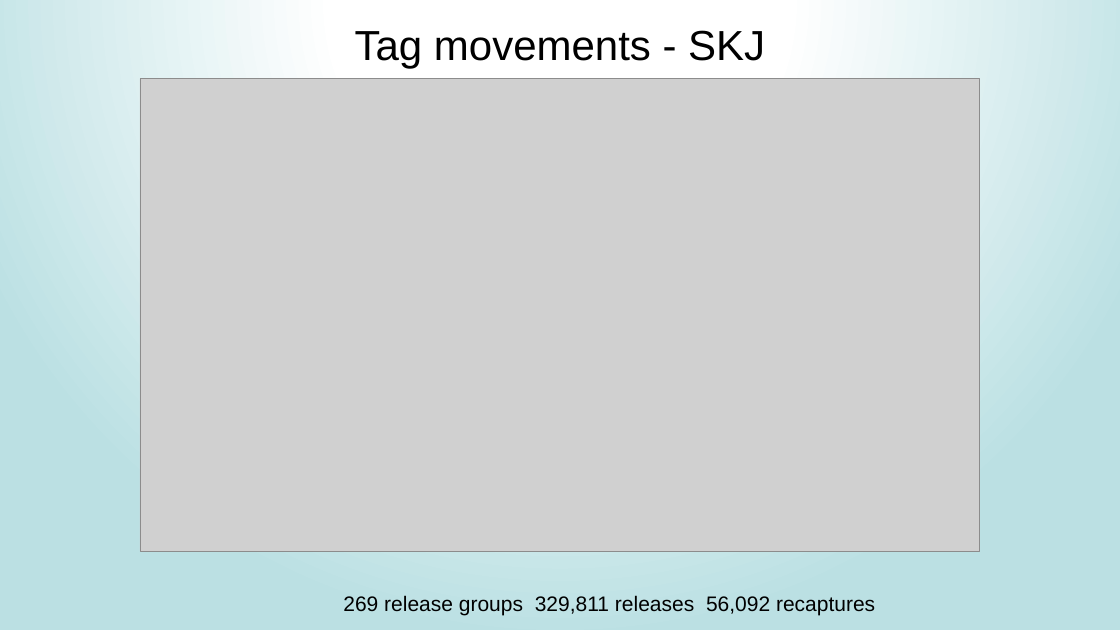
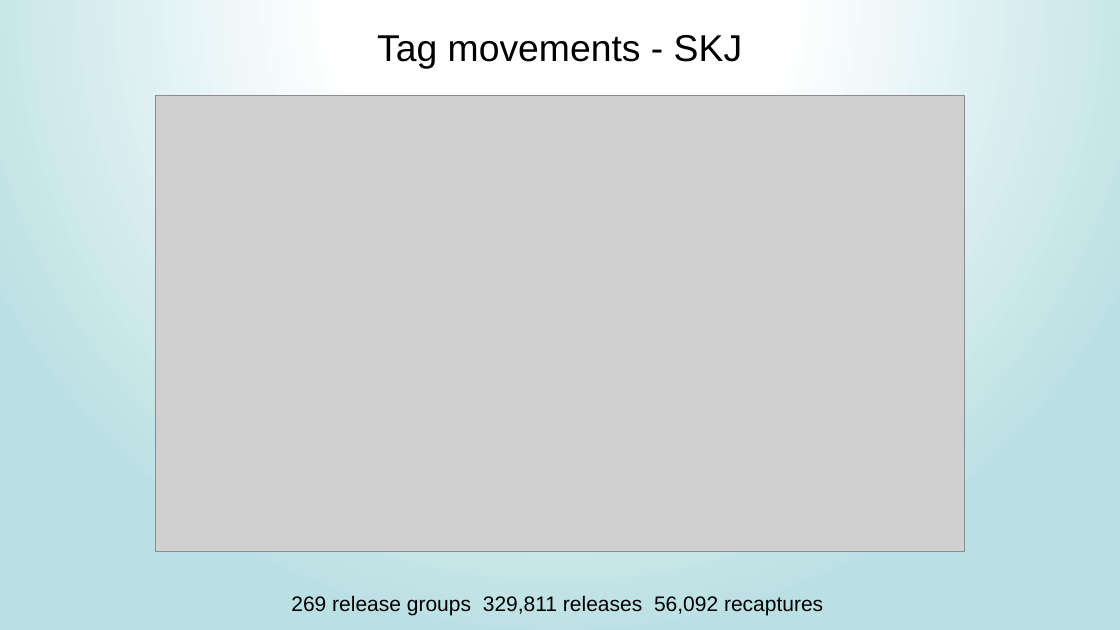
Before and after one commit to PacificCommunity/ofp-sam-transition-plan, a slide deck: slide 8 of presentations/2024_05_13_mfcl_future/MULTIFAN-CL_future.pptx (slide 14 before the commit). Drawn at 1120x630 pixels with LibreOffice and Linux fonts; fonts in the diff are those of the drawing; grey boxes stand for pictures. Boxes give left, top, right and bottom in pixels: in the first picture for what was removed or moved away, otherwise in the second. Text is boxed around its words. In the diff, an @@ line names an element or a change of style, - is before the commit and + after.

```diff
--- a/presentations/2024_05_13_mfcl_future/MULTIFAN-CL_future.pptx
+++ b/presentations/2024_05_13_mfcl_future/MULTIFAN-CL_future.pptx
@@ title "Tag movements - SKJ": place and size @@
-title "Tag movements - SKJ" at box(355, 30, 765, 68)
+title "Tag movements - SKJ" at box(377, 35, 742, 69)
@@ title "Tag movements - SKJ" at box(377, 35, 742, 69): size 36 to 32 pt @@
@@ picture: place and size @@
-picture at box(140, 79, 981, 551)
+picture at box(155, 96, 965, 551)
@@ text "269 release groups 329,811 releases ...": place and size @@
-text "269 release groups 329,811 releases ..." at box(343, 595, 875, 615)
+text "269 release groups 329,811 releases ..." at box(291, 595, 823, 615)
```
Also in this commit, not shown: 5 other slides changed, 6 slides removed, 1 other file.
